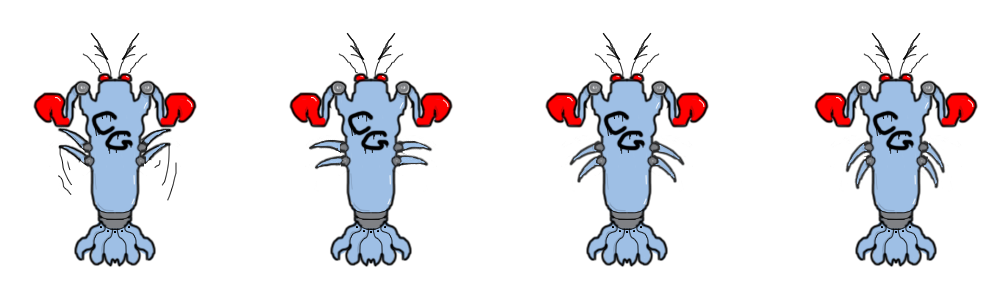
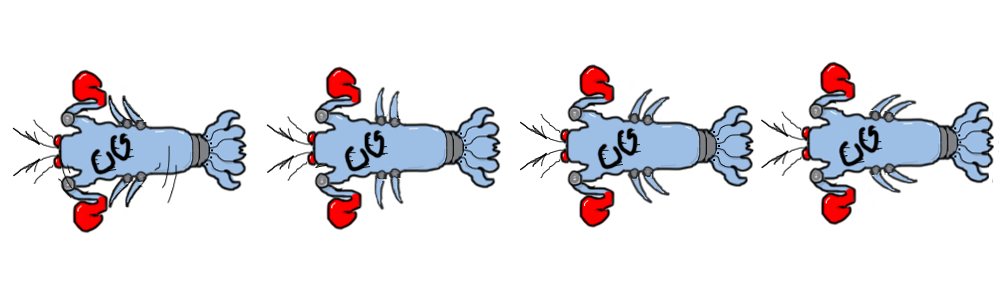
Revision of a layered 1000 x 300 image; what changed, layer by layer:
painted on "Layer 4" over [58, 32, 999, 268]
painted on "Layer 3" over [519, 32, 755, 268]
painted on "Layer 2" over [266, 32, 502, 268]
painted on "Layer 1" over [12, 32, 931, 268]
